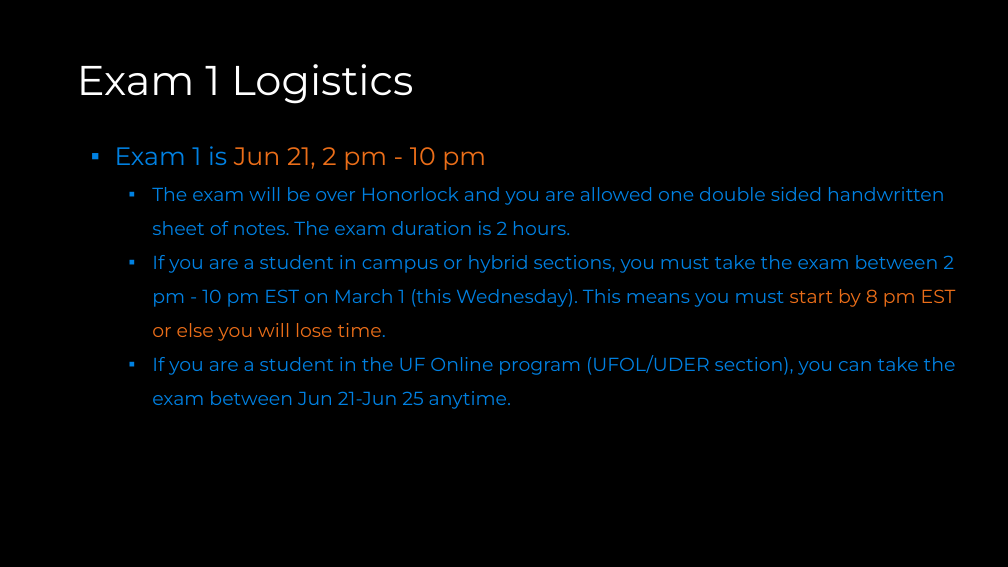
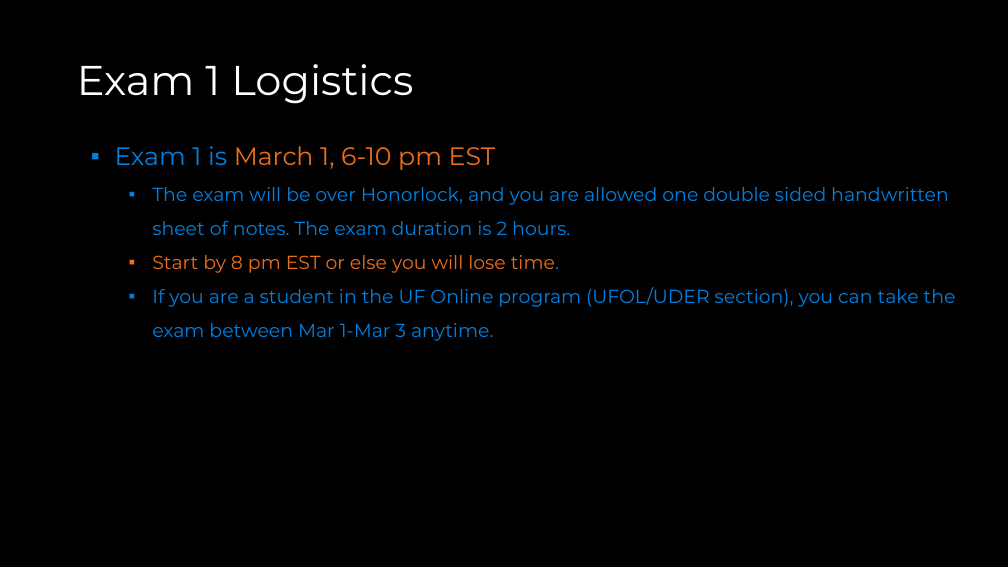
Before and after one commit to COP3530/Instructional-Content, a slide deck: slide 4 of Slides/Slides-PPT/Exam 1 - Review A.pptx. Drawn at 1008x567 pixels with LibreOffice and Linux fonts; fonts in the diff are those of the drawing. Boxes give left, top, right and bottom in pixels: in the first picture for what was removed or moved away, otherwise in the second. Text is boxed around its words. In the diff, an @@ line names an element or a change of style, - is before the commit and + after.

Commit message:
exam review a updated

```diff
--- a/Slides/Slides-PPT/Exam 1 - Review A.pptx
+++ b/Slides/Slides-PPT/Exam 1 - Review A.pptx
@@ text at (115, 146, 956, 341): text changed @@
-▪ Exam 1 is Jun 21, 2 pm - 10 pm
-  ▪ The exam will be over Honorlock and you are allowed one double sided handwritten sheet of notes. The exam duration is 2 hours.
-  ▪ If you are a student in campus or hybrid sections, you must take the exam between 2 pm - 10 pm EST on March 1 (this Wednesday). This means you must start by 8 pm EST or else you will lose time.
-  ▪ If you are a student in the UF Online program (UFOL/UDER section), you can take the exam between Jun 21-Jun 25 anytime.
+▪ Exam 1 is March 1, 6-10 pm EST
+  ▪ The exam will be over Honorlock, and you are allowed one double sided handwritten sheet of notes. The exam duration is 2 hours.
+  ▪ Start by 8 pm EST or else you will lose time.
+  ▪ If you are a student in the UF Online program (UFOL/UDER section), you can take the exam between Mar 1-Mar 3 anytime.
```
Also in this commit, not shown: 5 slides added, 1 other file.
